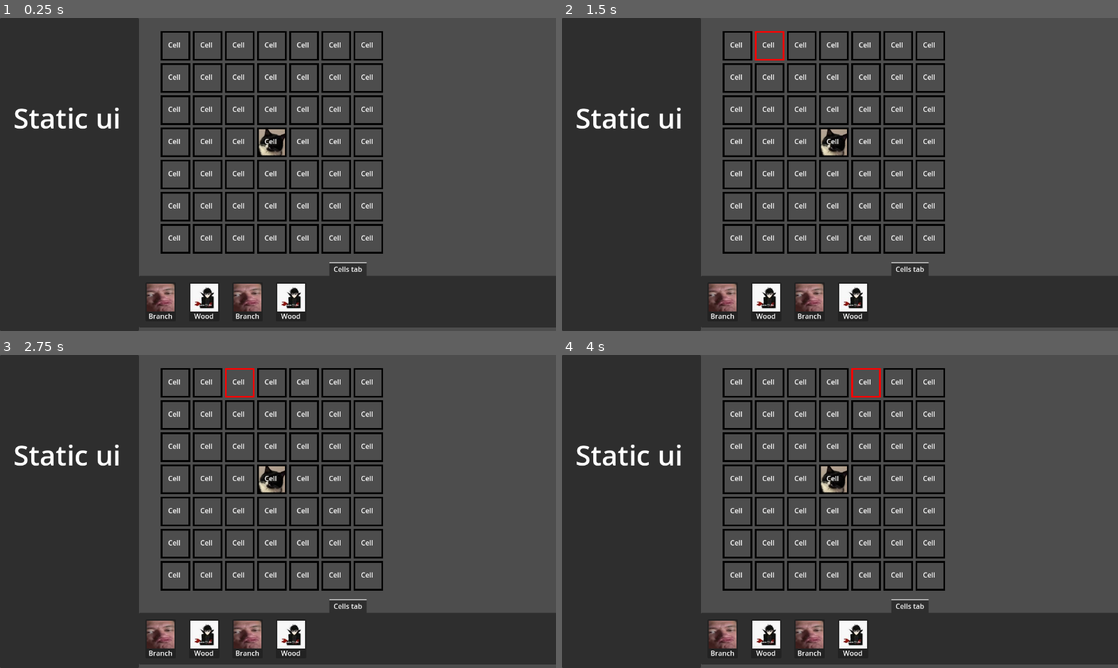
Above: before the commit, frames 1-4 (two rows, left to right).
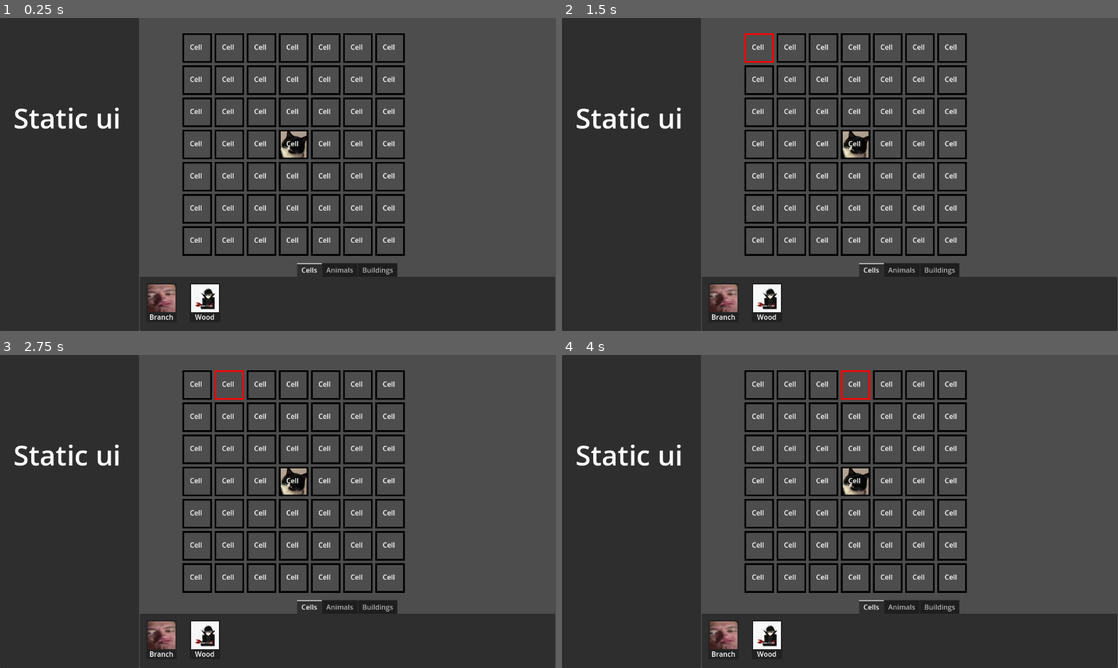
Above: after the commit, the same moments.

Repository: C0ldSt33l/Animal-raft
Game: Godot game, scene res://raft_editor/raft editor.tscn
Same seed, same stepped clock (60 frames per second), same inputs: the game is played once before the commit and once after it. Before the commit the project starts from res://raft/raft editor.tscn.
Inputs:
- Up to frame 1 (0.25 s): no input
- Up to frame 2 (1.5 s): click "Cell" at 0.5 s; click "Cell" at 1.25 s
- Up to frame 3 (2.75 s): click "Cell" at 2 s
- Up to frame 4 (4 s): click "Cell" at 2.75 s; click "Cell" at 3.5 s

The runs differ from the first frame. In frame 1, 16% of the frame differs, in the area x 25-100%, y 4-100%; in frame 2, 16%; in frame 3, 16%; in frame 4, 16%.

Commit message:
change file structure and fix dependency errors

Diff:
--- a/project.godot
+++ b/project.godot
@@ -11,7 +11,7 @@
 [application]
 
 config/name="Animal raft"
-run/main_scene="res://raft/raft editor.tscn"
+run/main_scene="res://raft_editor/raft editor.tscn"
 config/features=PackedStringArray("4.3", "Forward Plus")
 config/icon="res://icon.svg"
 
--- a/raft/available_object_menu.tscn
+++ /dev/null
@@ -1,19 +0,0 @@
-[gd_scene load_steps=3 format=3 uid="uid://dvl5sttc45as0"]
-
-[ext_resource type="Script" path="res://raft/available_object_menu.gd" id="1_h1rtq"]
-[ext_resource type="PackedScene" uid="uid://dr5f66qxncqiw" path="res://raft/object tab.tscn" id="2_cxwf8"]
-
-[node name="Available object menu" type="TabContainer"]
-anchors_preset = 15
-anchor_right = 1.0
-anchor_bottom = 1.0
-offset_bottom = -570.0
-grow_horizontal = 2
-grow_vertical = 2
-tab_alignment = 1
-current_tab = 0
-script = ExtResource("1_h1rtq")
-
-[node name="Cells tab" parent="." instance=ExtResource("2_cxwf8")]
-layout_mode = 2
-metadata/_tab_index = 0
--- a/raft/object_tab.gd
+++ /dev/null
@@ -1,30 +0,0 @@
-class_name ObjectTab
-extends TabBar
-
-
-@onready var _obj_container := $MarginContainer/HBoxContainer as HBoxContainer
-
-
-func _ready() -> void:
-	self.add_cards({
-		'Branch': Cell.TEXTURE_ARRAY[Cell.CELL_TEXTURE.BRANCH_CELL],
-		'Wood': Cell.TEXTURE_ARRAY[Cell.CELL_TEXTURE.WOOD_CELL],
-	})
-
-	#print(self._obj_container.get_child_count())
-	#print(self._obj_container.get_children())
-	#for card in self._obj_container.get_children() as Array[ObjectCard]:
-		#print(card.object_name.text)
-	#print('----')
-	#for card in self.obj_array:
-		#print(card.object_name.text)
-
-
-func add_cards(data: Dictionary) -> void:
-	for name in data:
-		var card := ObjectCard._scene.instantiate() as ObjectCard
-		self._obj_container.add_child(card)
-
-		card.setup(name, data[name])
-		#card.text = name
-		#card.texture = data[name]
--- a/raft/raft.tscn
+++ /dev/null
@@ -1,8 +0,0 @@
-[gd_scene load_steps=3 format=3 uid="uid://ctdk6gh38vany"]
-
-[ext_resource type="Script" path="res://raft/raft.gd" id="1_upq8j"]
-[ext_resource type="PackedScene" uid="uid://dchjls84gte1i" path="res://raft/cell.tscn" id="2_qvkxq"]
-
-[node name="Raft" type="Node2D"]
-script = ExtResource("1_upq8j")
-cell_scen = ExtResource("2_qvkxq")
--- a/raft/raft editor.tscn
+++ b/raft_editor/raft editor.tscn
@@ -1,14 +1,11 @@
 [gd_scene load_steps=4 format=3 uid="uid://bsgfahli3bfsh"]
 
-[ext_resource type="PackedScene" uid="uid://ctdk6gh38vany" path="res://raft/raft.tscn" id="1_mw8v2"]
-[ext_resource type="Script" path="res://raft/raft_editor.gd" id="1_yecm0"]
-[ext_resource type="PackedScene" uid="uid://dvl5sttc45as0" path="res://raft/available_object_menu.tscn" id="3_pvno0"]
+[ext_resource type="Script" path="res://raft_editor/raft_editor.gd" id="1_ald06"]
+[ext_resource type="PackedScene" uid="uid://ctdk6gh38vany" path="res://raft_editor/raft/raft.tscn" id="1_mw8v2"]
+[ext_resource type="PackedScene" uid="uid://dvl5sttc45as0" path="res://raft_editor/ui elements/available_object_menu.tscn" id="3_pvno0"]
 
 [node name="RaftEditor" type="Node2D"]
-script = ExtResource("1_yecm0")
-
-[node name="Raft" parent="." instance=ExtResource("1_mw8v2")]
-position = Vector2(370, 30)
+script = ExtResource("1_ald06")
 
 [node name="dead_zone" type="Panel" parent="."]
 anchors_preset = 9
@@ -28,11 +25,11 @@
 text = "Static ui"
 metadata/_edit_lock_ = true
 
+[node name="Raft" parent="." instance=ExtResource("1_mw8v2")]
+position = Vector2(420, 35)
+
 [node name="Available object menu" parent="." instance=ExtResource("3_pvno0")]
-anchors_preset = 12
-anchor_top = 1.0
-offset_left = 320.0
-offset_top = 562.0
-offset_right = 1282.0
-offset_bottom = 712.0
-grow_vertical = 0
+offset_left = 322.0
+offset_top = 564.0
+offset_right = 1278.0
+offset_bottom = 720.0
--- a/raft/cell.gd
+++ b/raft_editor/raft/cell.gd
@@ -12,9 +12,9 @@
 const CELL_HP_ARRAY: Array[int] = [3, 5]
 
 const TEXTURE_ARRAY: Array[Texture2D] = [
-	preload('res://raft/centre_cell.jpg'),
-	preload('res://raft/cell_placeholder.jpg'),
-	preload('res://raft/cell_placeholder2.jpg'),
+	preload('res://raft_editor/textures/centre_cell.jpg'),
+	preload('res://raft_editor/textures/cell_placeholder.jpg'),
+	preload('res://raft_editor/textures/cell_placeholder2.jpg'),
 	# preload(''),
 	# preload(''),
 ]
@@ -28,7 +28,7 @@
 	UPGRADED_WOOD_CELL,
 }
 
-const _scene := preload('res://raft/cell.tscn')
+const _SCENE := preload('res://raft_editor/raft/cell.tscn')
 
 static var VOID_CELL := create().apply({
 	'material_type': MATERIAL_TYPE.VOID,
@@ -92,7 +92,7 @@
 
 
 static func create() -> Cell:
-	var cell := _scene.instantiate() as Cell
+	var cell := _SCENE.instantiate() as Cell
 	return cell
 
 
--- a/raft/cell.tscn
+++ b/raft_editor/raft/cell.tscn
@@ -1,7 +1,7 @@
 [gd_scene load_steps=3 format=3 uid="uid://dchjls84gte1i"]
 
-[ext_resource type="Script" path="res://raft/cell.gd" id="1_6412g"]
-[ext_resource type="Texture2D" uid="uid://crthw1liws2mq" path="res://raft/cell_placeholder.jpg" id="1_wfqhq"]
+[ext_resource type="Texture2D" uid="uid://crthw1liws2mq" path="res://raft_editor/textures/cell_placeholder.jpg" id="1_wfqhq"]
+[ext_resource type="Script" path="res://raft_editor/raft/cell.gd" id="2_7t8nv"]
 
 [node name="Cell" type="TextureButton"]
 anchors_preset = -1
@@ -16,7 +16,7 @@
 grow_horizontal = 2
 grow_vertical = 2
 texture_normal = ExtResource("1_wfqhq")
-script = ExtResource("1_6412g")
+script = ExtResource("2_7t8nv")
 
 [node name="Label" type="Label" parent="."]
 layout_mode = 0
--- /dev/null
+++ b/raft_editor/raft/raft.tscn
@@ -0,0 +1,6 @@
+[gd_scene load_steps=2 format=3 uid="uid://ctdk6gh38vany"]
+
+[ext_resource type="Script" path="res://raft_editor/raft/raft.gd" id="1_6dbvc"]
+
+[node name="Raft" type="Node2D"]
+script = ExtResource("1_6dbvc")
--- a/raft/available_object_menu.gd
+++ b/raft_editor/ui elements/available_object_menu.gd
@@ -1,7 +1,9 @@
 extends TabContainer
 
 
-@onready var cells_tab := $"Cells tab" as ObjectTab
+@onready var cells_tab := $Cells as ObjectTab
+@onready var animals_tab := $Animals as ObjectTab
+@onready var buildings_tab := $Buildings as ObjectTab
 
 
 func _ready() -> void:
@@ -9,4 +11,3 @@
 		'Branch': Cell.TEXTURE_ARRAY[Cell.CELL_TEXTURE.BRANCH_CELL],
 		'Wood': Cell.TEXTURE_ARRAY[Cell.CELL_TEXTURE.WOOD_CELL],
 	})
-	pass
--- /dev/null
+++ b/raft_editor/ui elements/available_object_menu.tscn
@@ -0,0 +1,29 @@
+[gd_scene load_steps=3 format=3 uid="uid://dvl5sttc45as0"]
+
+[ext_resource type="Script" path="res://raft_editor/ui elements/available_object_menu.gd" id="1_qppse"]
+[ext_resource type="PackedScene" uid="uid://dr5f66qxncqiw" path="res://raft_editor/ui elements/object tab.tscn" id="2_cxwf8"]
+
+[node name="Available object menu" type="TabContainer"]
+anchors_preset = 15
+anchor_right = 1.0
+anchor_bottom = 1.0
+offset_bottom = -570.0
+grow_horizontal = 2
+grow_vertical = 2
+tab_alignment = 1
+current_tab = 0
+script = ExtResource("1_qppse")
+
+[node name="Cells" parent="." instance=ExtResource("2_cxwf8")]
+layout_mode = 2
+metadata/_tab_index = 0
+
+[node name="Animals" parent="." instance=ExtResource("2_cxwf8")]
+visible = false
+layout_mode = 2
+metadata/_tab_index = 1
+
+[node name="Buildings" parent="." instance=ExtResource("2_cxwf8")]
+visible = false
+layout_mode = 2
+metadata/_tab_index = 2
--- a/raft/object tab.tscn
+++ b/raft_editor/ui elements/object tab.tscn
@@ -1,9 +1,9 @@
 [gd_scene load_steps=2 format=3 uid="uid://dr5f66qxncqiw"]
 
-[ext_resource type="Script" path="res://raft/object_tab.gd" id="1_uxioh"]
+[ext_resource type="Script" path="res://raft_editor/ui elements/object_tab.gd" id="1_iiyrh"]
 
 [node name="ObjectTab" type="TabBar"]
-script = ExtResource("1_uxioh")
+script = ExtResource("1_iiyrh")
 
 [node name="MarginContainer" type="MarginContainer" parent="."]
 layout_mode = 0
--- a/raft/object_card.gd
+++ b/raft_editor/ui elements/object_card.gd
@@ -2,8 +2,7 @@
 extends Control
 
 
-const _scene := preload('res://raft/object_card.tscn')
-
+const _SCENE := preload('res://raft_editor/ui elements/object_card.tscn')
 const CARD_SIZE := Vector2i(70, 90)
 
 @onready var texture_rect := $"Panel/Object texture" as TextureRect
--- a/raft/object_card.tscn
+++ b/raft_editor/ui elements/object_card.tscn
@@ -1,7 +1,7 @@
 [gd_scene load_steps=3 format=3 uid="uid://5moaj3q465yq"]
 
-[ext_resource type="Script" path="res://raft/object_card.gd" id="1_56jkf"]
-[ext_resource type="Texture2D" uid="uid://xykxfrlygiph" path="res://raft/centre_cell.jpg" id="2_5abkp"]
+[ext_resource type="Script" path="res://raft_editor/ui elements/object_card.gd" id="1_2ktsi"]
+[ext_resource type="Texture2D" uid="uid://xykxfrlygiph" path="res://raft_editor/textures/centre_cell.jpg" id="2_5abkp"]
 
 [node name="Object card" type="Control"]
 layout_mode = 3
@@ -10,7 +10,7 @@
 anchor_bottom = 1.0
 grow_horizontal = 2
 grow_vertical = 2
-script = ExtResource("1_56jkf")
+script = ExtResource("1_2ktsi")
 
 [node name="Panel" type="Panel" parent="."]
 layout_mode = 0
--- /dev/null
+++ b/raft_editor/ui elements/object_tab.gd
@@ -0,0 +1,15 @@
+class_name ObjectTab
+extends TabBar
+
+
+@onready var _obj_container := $MarginContainer/HBoxContainer as HBoxContainer
+
+
+func add_cards(data: Dictionary) -> void:
+	for name in data:
+		var card := ObjectCard._SCENE.instantiate() as ObjectCard
+		self._obj_container.add_child(card)
+
+		card.setup(name, data[name])
+		#card.text = name
+		#card.texture = data[name]
Renamed: raft/raft.gd -> raft_editor/raft/raft.gd
Renamed: raft/raft_editor.gd -> raft_editor/raft_editor.gd
Renamed: raft/cell_placeholder.jpg -> raft_editor/textures/cell_placeholder.jpg
Not shown, changed: raft_editor/textures/cell_placeholder.jpg.import
Renamed: raft/cell_placeholder2.jpg -> raft_editor/textures/cell_placeholder2.jpg
Not shown, changed: raft_editor/textures/cell_placeholder2.jpg.import
Renamed: raft/centre_cell.jpg -> raft_editor/textures/centre_cell.jpg
Not shown, changed: raft_editor/textures/centre_cell.jpg.import
Not shown, added: raft_editor/obj1483.tmp
Not shown, added: raft_editor/rafAC0B.tmp
Not shown, added: raft_editor/tasks.md
